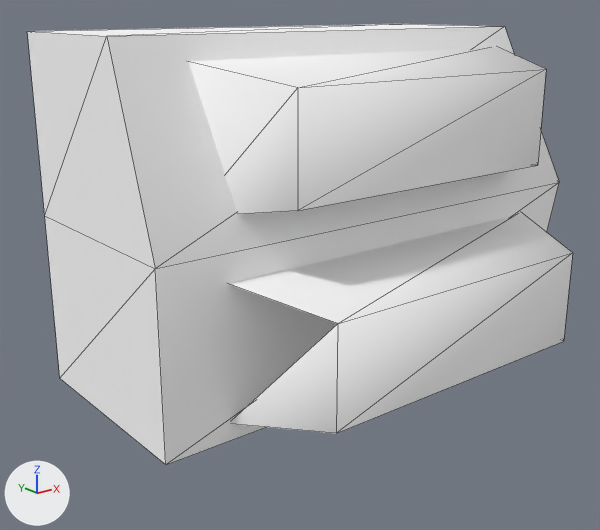
The OBJ model Assets/Art/Nova1492/GXConverted/Models/ItemsAndUi/Icons/datan_common_itemwatt_1670bb9f.obj as it was, and as the next commit left it.
Rendered twice from a 50 mm camera at (-1.59, -1.95, 1.09) aimed at (-0.05, -0.03, 0.32). The axes (+X, +Y, +Z) are drawn at lower left. The lights are the same throughout. The picture after the commit comes second. Mesh edges are drawn as thin lines. Where no turn or scale is listed for an object, it has been applied to the vertices. Vertices at exactly the same position are counted once.

Script lines for the objects in view, before the commit:
```python
me_datan_common_itemwatt_1670bb9f = bpy.data.meshes.new('datan_common_itemwatt_1670bb9f')
me_datan_common_itemwatt_1670bb9f.from_pydata(...)  # 28 vertices, 33 faces; spans x -0.71..0.85, y -0.6..0.32, z 0.0..1.02
me_datan_common_itemwatt_1670bb9f.materials.append(mat_datan_common_itemwatt_1670bb9f)  # its picture is missing
# before: 20 (-0.39, -0.6, 0.38) at pixel (337, 323), 23 (-0.52, -0.31, 0.43), 27 (-0.52, -0.31, 0.04)
ob_datan_common_itemwatt_1670bb9f = bpy.data.objects.new('datan_common_itemwatt_1670bb9f', me_datan_common_itemwatt_1670bb9f)
ob_datan_common_itemwatt_1670bb9f.location = (0.0, 0.0, 0.0)
```
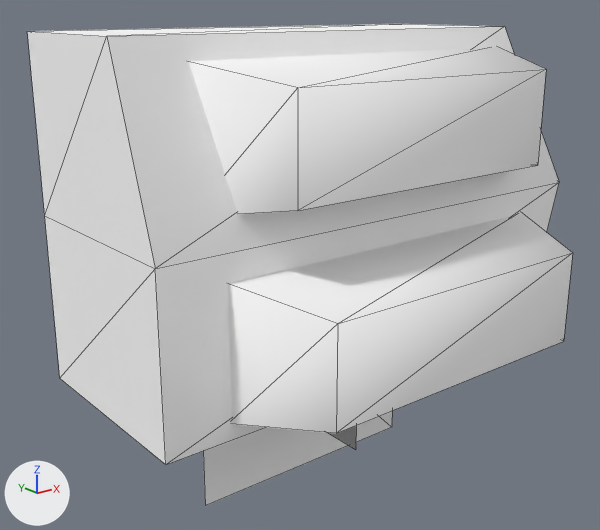
Changed parts and their boxes [x1, y1, x2, y2] in the pictures (600 x 530 px):
```json
{"object": "datan_common_itemwatt_1670bb9f_mesh01", "change": "added", "after": [203, 411, 392, 506]}
{"object": "datan_common_itemwatt_1670bb9f_mesh04", "change": "added", "after": [328, 426, 356, 449]}
{"part": 1, "of": "me_datan_common_itemwatt_1670bb9f", "change": "added", "after": [228, 284, 338, 420]}
```

Edits to the scene script, one JSON object a line:
```json
{"block": "me_datan_common_itemwatt_1670bb9f", "where": "# used by ob_datan_common_itemwatt_1670bb9f; location = (0.0, 0.0, 0.0)"}
{"block": "me_datan_common_itemwatt_1670bb9f", "where": "# verts and faces of me_datan_common_itemwatt_1670bb9f; kept vertices keep their numbers, new ones are numbered from 28"}
{"op": "remove", "block": "me_datan_common_itemwatt_1670bb9f", "code": "me_datan_common_itemwatt_1670bb9f.from_pydata(...)  # 28 vertices, 33 faces; spans x -0.71..0.85, y -0.6..0.32, z 0.0..1.02"}
{"op": "add", "block": "me_datan_common_itemwatt_1670bb9f", "code": "me_datan_common_itemwatt_1670bb9f.from_pydata(...)  # 28 vertices, 34 faces; spans x -0.71..0.85, y -0.6..0.32, z 0.0..1.02"}
{"block": "me_datan_common_itemwatt_1670bb9f", "change": "me_datan_common_itemwatt_1670bb9f part 1"}
{"op": "add", "block": "me_datan_common_itemwatt_1670bb9f", "code": "faces += [(20, 23, 27)]"}
{"op": "add", "block": "me_datan_common_itemwatt_1670bb9f_mesh04", "code": ["me_datan_common_itemwatt_1670bb9f_mesh04 = bpy.data.meshes.new('datan_common_itemwatt_1670bb9f_mesh04')", "me_datan_common_itemwatt_1670bb9f_mesh04.from_pydata([(0.0, 0.246, 0.245), (0.0, 0.245, -0.246), (0.0, -0.245, 0.246), (0.0, -0.246, -0.245)], [], [(0, 1, 2), (3, 2, 1)])", "me_datan_common_itemwatt_1670bb9f_mesh04.materials.append(mat_datan_common_itemwatt_1670bb9f)  # its picture is missing"]}
{"op": "add", "block": "me_datan_common_itemwatt_1670bb9f_mesh01", "code": ["me_datan_common_itemwatt_1670bb9f_mesh01 = bpy.data.meshes.new('datan_common_itemwatt_1670bb9f_mesh01')", "me_datan_common_itemwatt_1670bb9f_mesh01.from_pydata([(0.408, 0.0, 0.408), (0.408, 0.0, -0.408), (-0.408, 0.0, 0.408), (-0.408, 0.0, -0.408)], [], [(0, 1, 2), (3, 2, 1)])", "me_datan_common_itemwatt_1670bb9f_mesh01.materials.append(mat_datan_common_itemwatt_1670bb9f)  # its picture is missing"]}
{"op": "add", "block": "ob_datan_common_itemwatt_1670bb9f_mesh04", "code": ["ob_datan_common_itemwatt_1670bb9f_mesh04 = bpy.data.objects.new('datan_common_itemwatt_1670bb9f_mesh04', me_datan_common_itemwatt_1670bb9f_mesh04)", "ob_datan_common_itemwatt_1670bb9f_mesh04.location = (0.0, 0.0, 0.0)"]}
{"op": "add", "block": "ob_datan_common_itemwatt_1670bb9f_mesh01", "code": ["ob_datan_common_itemwatt_1670bb9f_mesh01 = bpy.data.objects.new('datan_common_itemwatt_1670bb9f_mesh01', me_datan_common_itemwatt_1670bb9f_mesh01)", "ob_datan_common_itemwatt_1670bb9f_mesh01.location = (0.0, 0.0, 0.0)"]}
```
